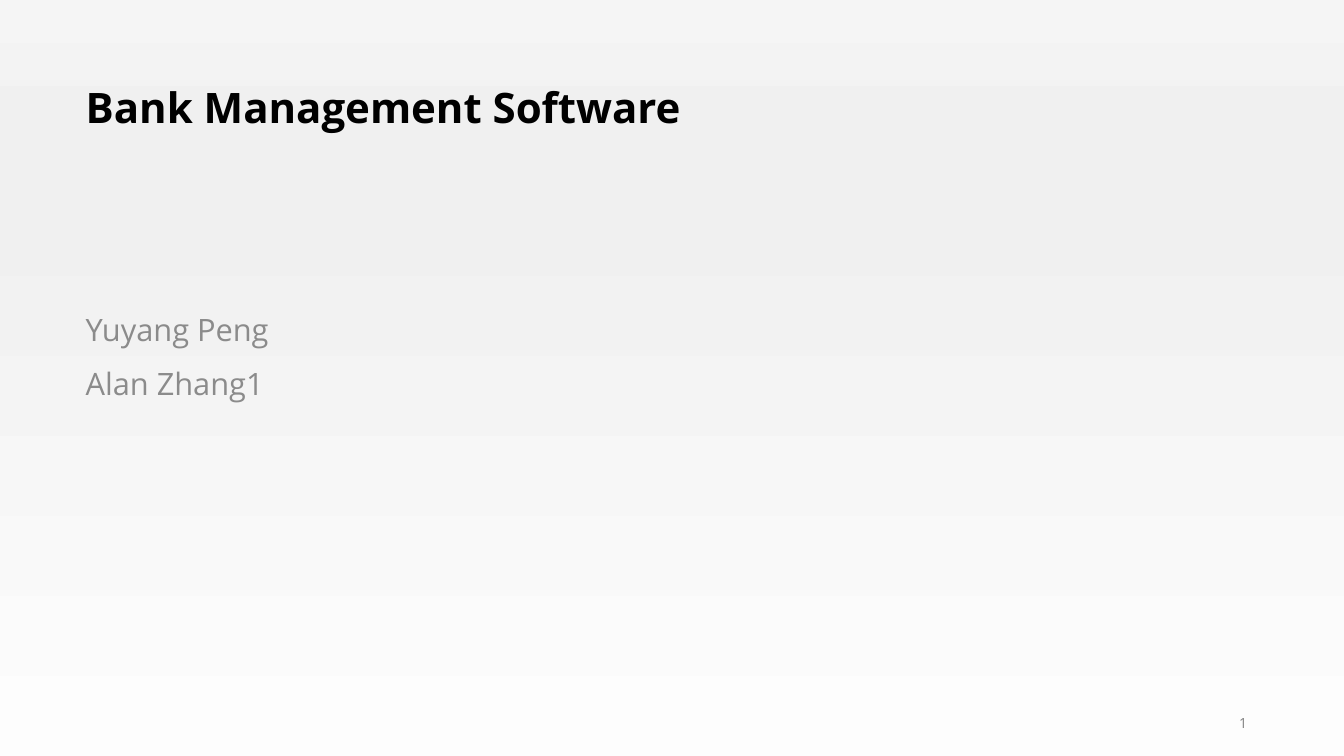
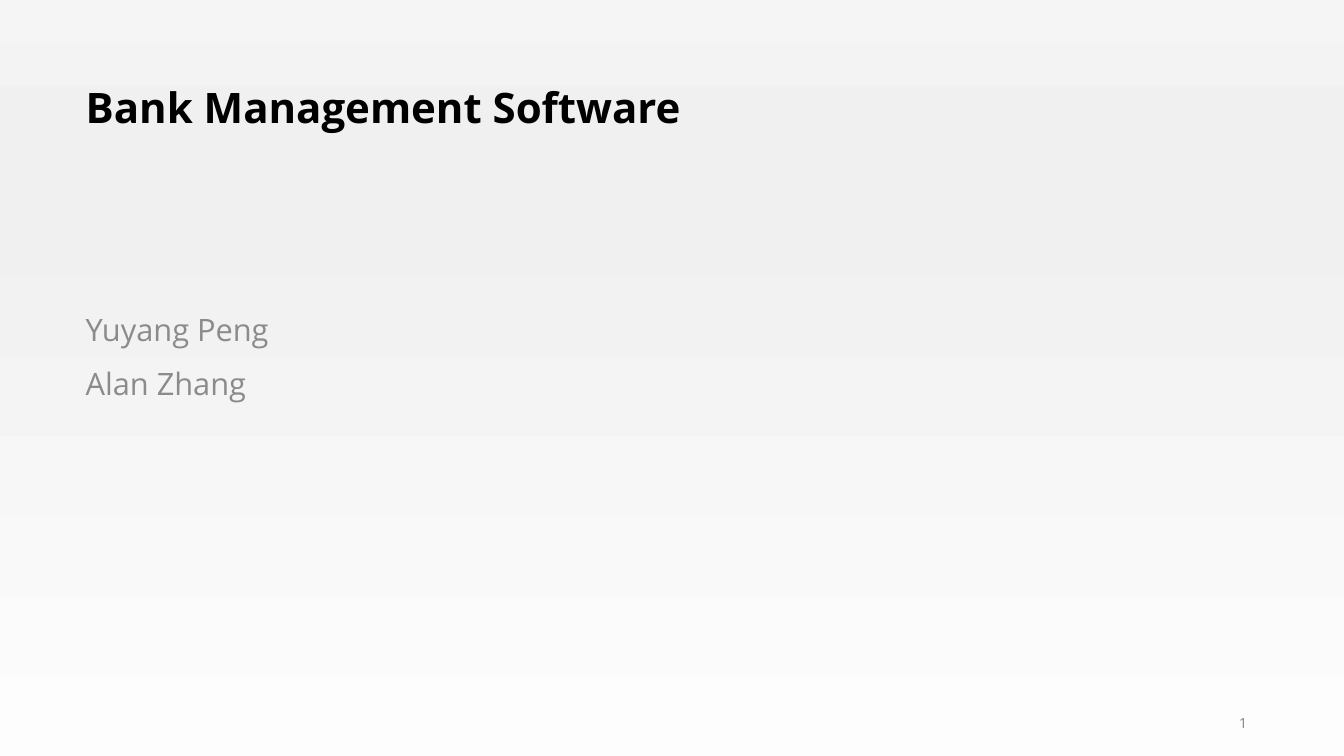
Before and after one commit to pengyuyang-315/Banking-Management, a slide deck: slide 1 of Presentation Template.pptx. Drawn at 1344x756 pixels with LibreOffice and Linux fonts; fonts in the diff are those of the drawing. Boxes give left, top, right and bottom in pixels: in the first picture for what was removed or moved away, otherwise in the second. Text is boxed around its words. In the diff, an @@ line names an element or a change of style, - is before the commit and + after.

Commit message:
delete 1

```diff
--- a/Presentation Template.pptx
+++ b/Presentation Template.pptx
@@ subtitle at [86,371,246,403]: text changed @@
-Alan Zhang1
+Alan Zhang
```
